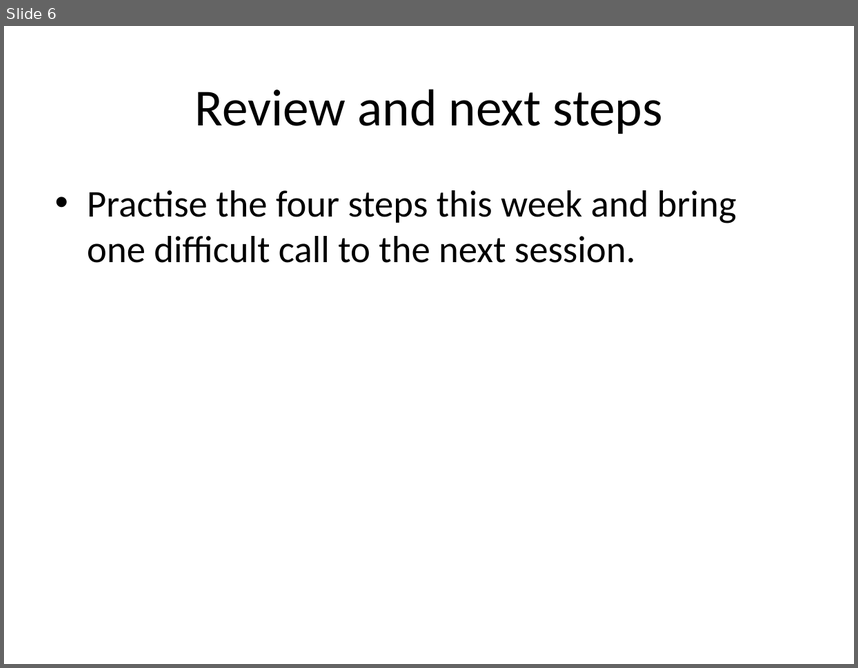
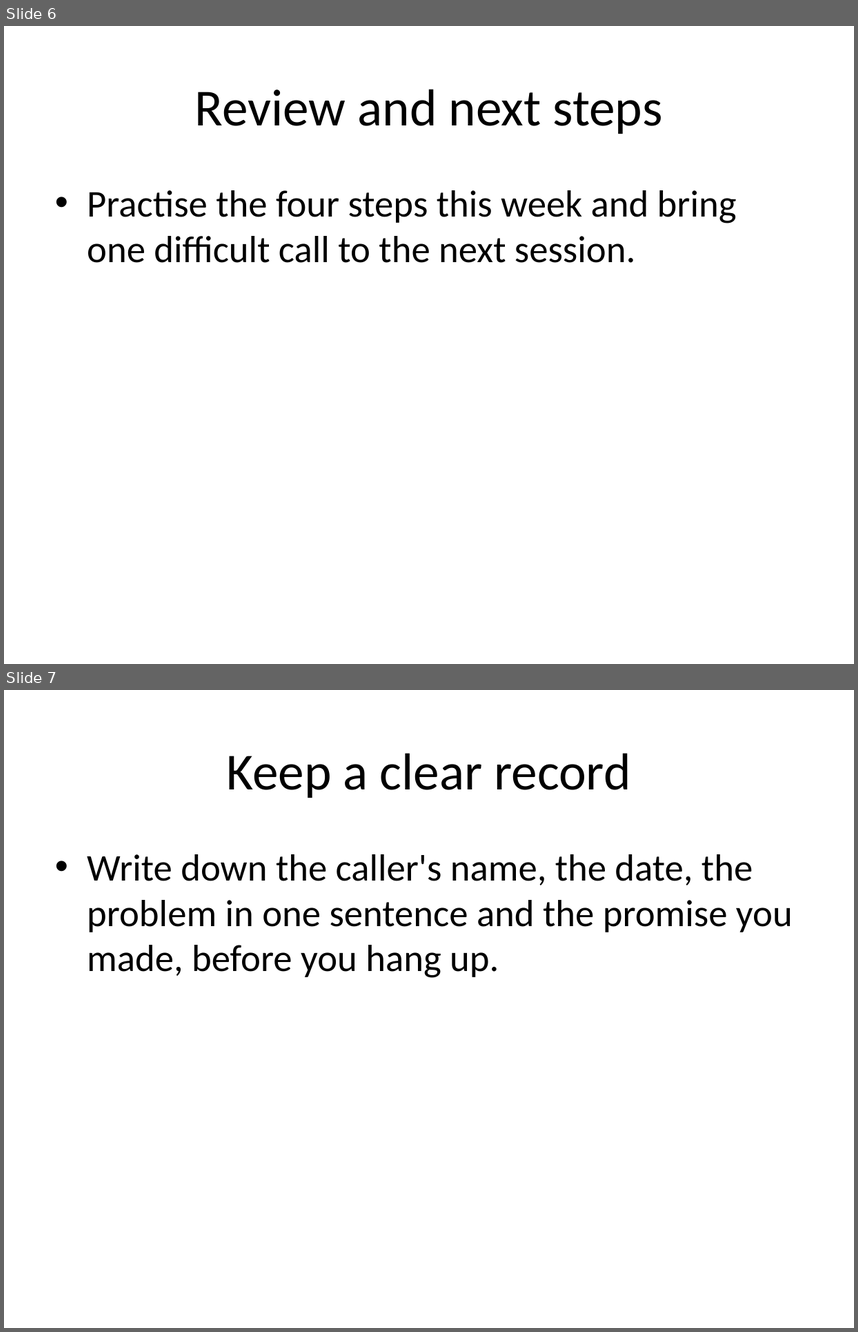
Before and after one commit to pTidke/pdfanchor, a slide deck: references/chunking/generated/deck.pptx. Shown one above the other, each under a label of ours: slide 6 before the commit, slides 6 and 7 after it. The pictures are 858x668 and 858x1332 pixels, drawn with LibreOffice and Linux fonts; fonts in the diff are those of the drawing. Boxes give left, top, right and bottom in pixels: in the first picture for what was removed or moved away, otherwise in the second. Text is boxed around its words. In the diff, an @@ line names an element or a change of style, - is before the commit and + after.

```diff
--- a/references/chunking/generated/deck.pptx
+++ b/references/chunking/generated/deck.pptx
@@ slide 7 added at (4, 690, 854, 1328), background #FFFFFF @@
@@ title added at (226, 753, 631, 798), 44 pt, text #000000 @@
+Keep a clear record
@@ text added at (87, 854, 793, 978), 32 pt, text #000000 @@
+• Write down the caller's name, the date, the problem in one sentence and the promise you made, before you hang up.
```
Also in this commit, not shown: 4 other slides added, 8 other files.
